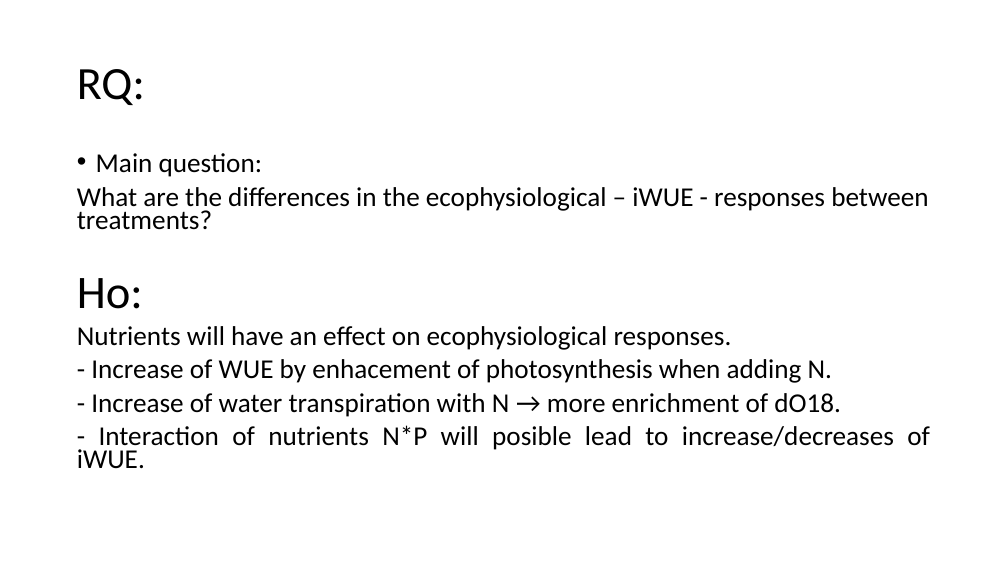
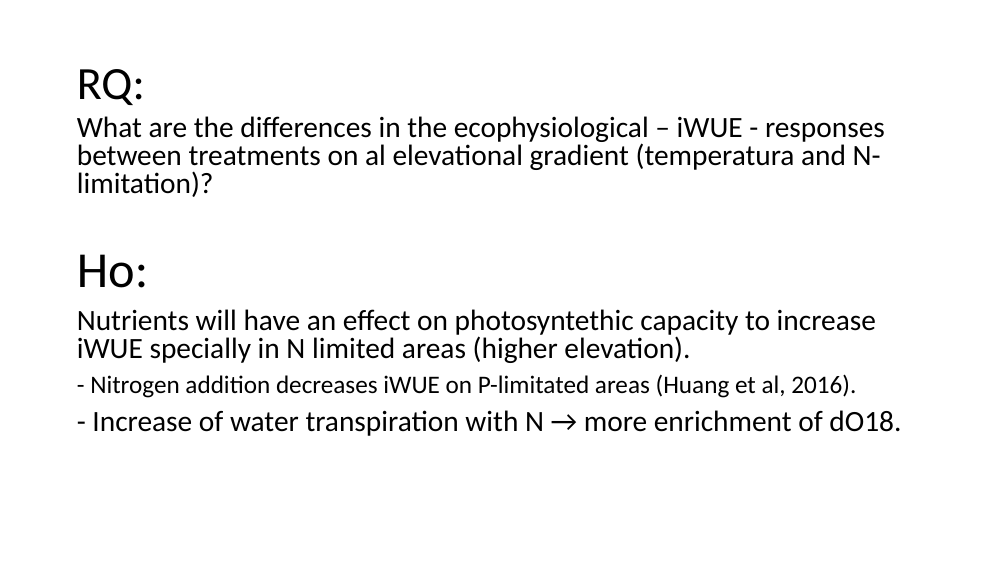
Before and after one commit to ajchavez94/NUMEX_preliminar, a slide deck: slide 5 of NUMEX_pre_RStudio/NUMEX results.pptx. Drawn at 1008x567 pixels with LibreOffice and Linux fonts; fonts in the diff are those of the drawing. Boxes give left, top, right and bottom in pixels: in the first picture for what was removed or moved away, otherwise in the second. Text is boxed around its words. In the diff, an @@ line names an element or a change of style, - is before the commit and + after.

```diff
--- a/NUMEX_pre_RStudio/NUMEX results.pptx
+++ b/NUMEX_pre_RStudio/NUMEX results.pptx
@@ text "What are the differences in ...": place and size @@
-text "What are the differences in ..." at <box>77,153,930,469</box>
+text "What are the differences in ..." at <box>77,116,901,436</box>
@@ text at <box>77,116,885,197</box>: text changed; size 25.9 to 28 pt @@
-• Main question:
-What are the differences in the ecophysiological – iWUE - responses between treatments?
+What are the differences in the ecophysiological – iWUE - responses between treatments on al elevational gradient (temperatura and N-limitation)?
@@ text at <box>77,254,901,436</box>: size 44.4 to 48 pt in "Ho:"; size 25.9 to 28 pt in "- Increase of water transpiration with N ..."; line spacing 0.7 to 0.8 @@
@@ text at <box>77,309,876,398</box>: text changed; size 25.9 to 28 pt @@
-Nutrients will have an effect on ecophysiological responses.
-- Increase of WUE by enhacement of photosynthesis when adding N.
+Nutrients will have an effect on photosyntethic capacity to increase iWUE specially in N limited areas (higher elevation).
+- Nitrogen addition decreases iWUE on P-limitated areas (Huang et al, 2016).
@@ text at <box>77,425,930,469</box>: paragraph removed @@
-- Interaction of nutrients N*P will posible lead to increase/decreases of iWUE.
```
Also in this commit, not shown: 5 other slides changed, 2 slides added, 16 other files.
